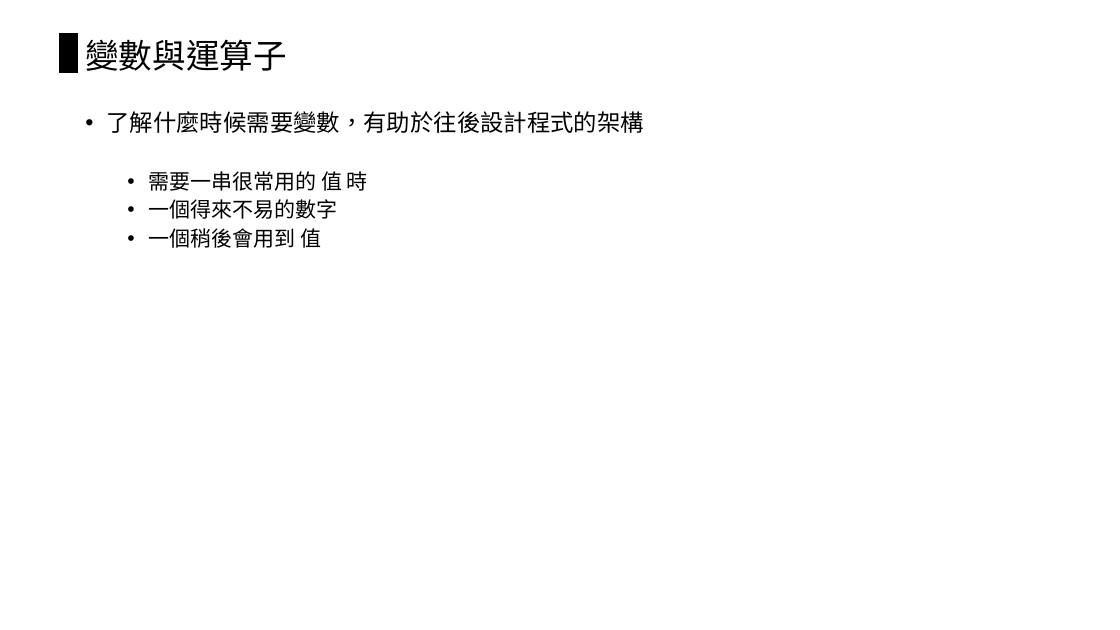
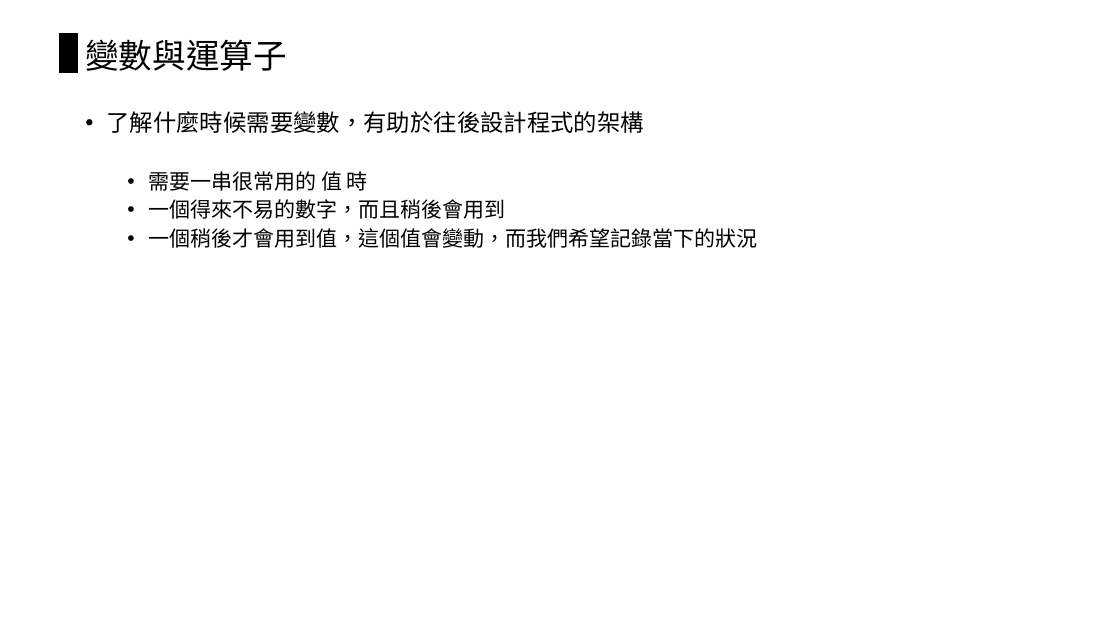
Before and after one commit to chiachin-yen/NCKU_workshop_2018, a slide deck: slide 32 of 2018_Eink工作營.pptx (slide 30 before the commit). Drawn at 1120x630 pixels with LibreOffice and Linux fonts; fonts in the diff are those of the drawing. Boxes give left, top, right and bottom in pixels: in the first picture for what was removed or moved away, otherwise in the second. Text is boxed around its words. In the diff, an @@ line names an element or a change of style, - is before the commit and + after.

```diff
--- a/2018_Eink工作營.pptx
+++ b/2018_Eink工作營.pptx
@@ text at (148, 199, 757, 248): text changed @@
-  • 一個得來不易的數字
-  • 一個稍後會用到 值
+  • 一個得來不易的數字，而且稍後會用到
+  • 一個稍後才會用到值，這個值會變動，而我們希望記錄當下的狀況
```
Also in this commit, not shown: 27 other slides changed, 9 slides added, 2 slides removed, 6 other files.
